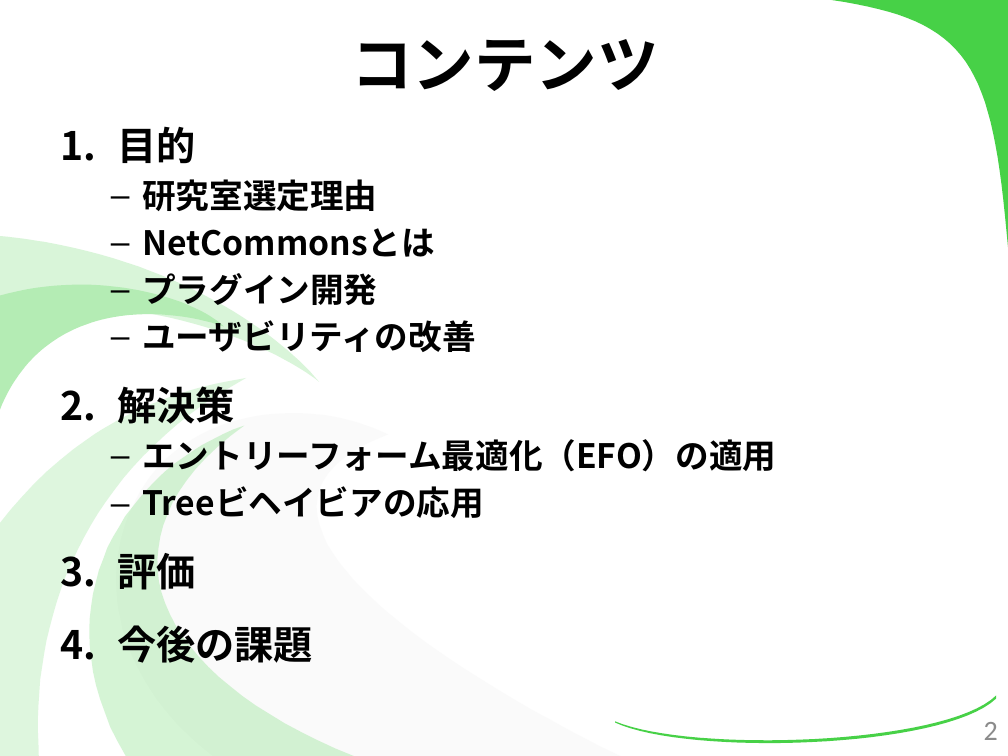
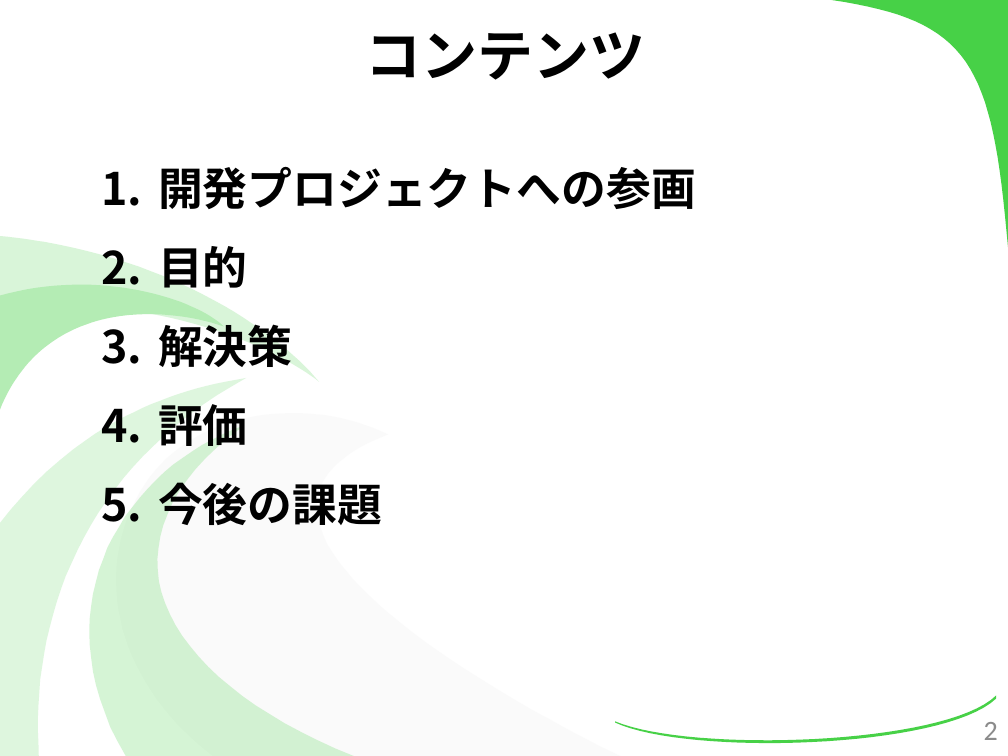
Before and after one commit to kotaro0717/Report-Management, a slide deck: slide 2 of 2.最終報告/3.発表資料/報告資料(最終).pptx. Drawn at 1008x756 pixels with LibreOffice and Linux fonts; fonts in the diff are those of the drawing. Boxes give left, top, right and bottom in pixels: in the first picture for what was removed or moved away, otherwise in the second. Text is boxed around its words. In the diff, an @@ line names an element or a change of style, - is before the commit and + after.

```diff
--- a/2.最終報告/3.発表資料/報告資料(最終).pptx
+++ b/2.最終報告/3.発表資料/報告資料(最終).pptx
@@ title "コンテンツ" at bbox=[365, 32, 645, 80]: size 44 to 40 pt @@
@@ text "開発プロジェクトへの参画": place and size @@
-text "開発プロジェクトへの参画" at bbox=[117, 126, 776, 663]
+text "開発プロジェクトへの参画" at bbox=[158, 166, 696, 525]
@@ text at bbox=[142, 179, 475, 352]: paragraphs removed @@
-  – 研究室選定理由
-  – NetCommonsとは
-  – プラグイン開発
-  – ユーザビリティの改善
@@ text at bbox=[158, 166, 696, 209]: paragraph added @@
+1. 開発プロジェクトへの参画
@@ text at bbox=[158, 246, 382, 525]: size 28 to 32 pt in "目的", "解決策", "評価", "今後の課題"; more space between paragraphs @@
@@ text at bbox=[142, 439, 776, 518]: paragraphs removed @@
-  – エントリーフォーム最適化（EFO）の適用
-  – Treeビヘイビアの応用
```
Also in this commit, not shown: 16 other slides changed, 8 slides added, 1 slide removed.
